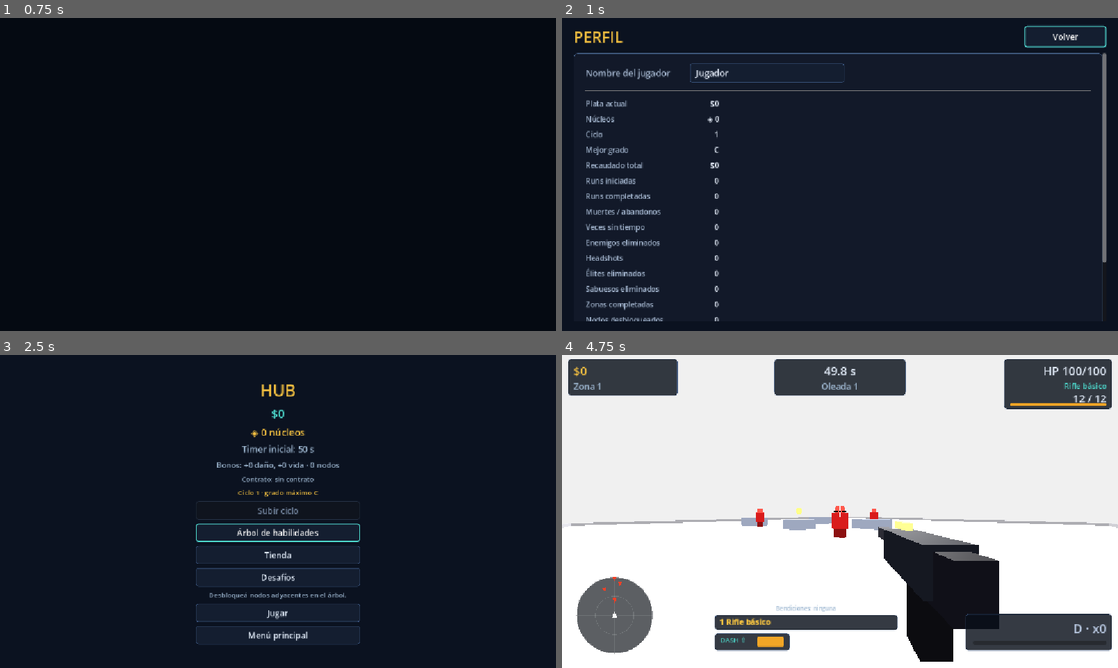
Above: before the commit, frames 1-4 (two rows, left to right).
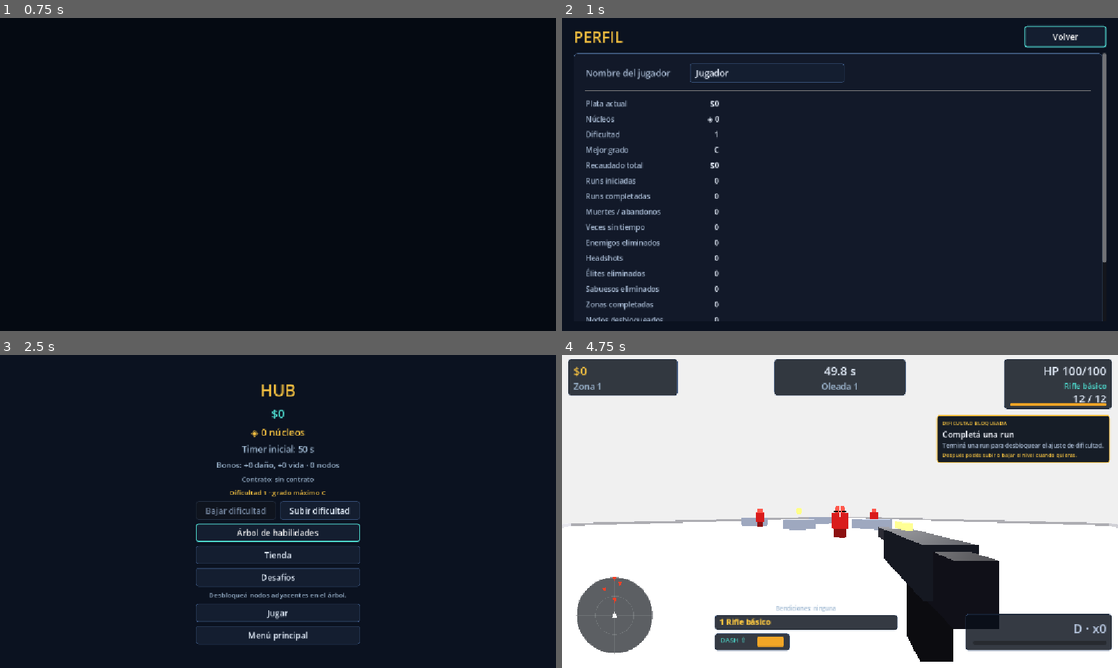
Above: after the commit, the same moments.

Repository: Veilen1/Deadline
Game: Godot game, scene res://scenes/ui/main_menu.tscn
Two runs of this game, one before a commit and one after it. Both use one fixed random seed, a clock stepped at 60 frames per second and the inputs below.
Inputs (mouse positions are in pixels of both pictures, inside the frame that each line leads up to):
- Up to frame 1 (0.75 s): click "Perfil" at 0.5 s
- Up to frame 2 (1 s): no input
- Up to frame 3 (2.5 s): click "Volver" at 1.25 s; click "Jugar" at 2 s
- Up to frame 4 (4.75 s): click (884, 511) at 2.75 s, where only the run after the commit has a clickable "Subir dificultad"; click "Jugar" at 3.5 s; click "Empezar run" at 4.25 s

Frame 1 is identical in both runs. In frame 2, less than 0.1% of the frame differs, in the area x 4-11%, y 36-39%; in frame 3, 0.6%; in frame 4, 4.8%, in the area x 67-99%, y 19-35%.

Commit message:
feat(hub): hacer la dificultad ajustable con botones de menos y mas

Diff:
--- a/scenes/ui/hub.gd
+++ b/scenes/ui/hub.gd
@@ -12,7 +12,8 @@
 @onready var bonus_label: Label = $CenterContainer/Menu/BonusLabel
 @onready var contract_label: Label = $CenterContainer/Menu/ContractLabel
 @onready var cycle_label: Label = $CenterContainer/Menu/CycleLabel
-@onready var cycle_button: Button = $CenterContainer/Menu/CycleButton
+@onready var cycle_down_button: Button = $CenterContainer/Menu/CycleRow/CycleDownButton
+@onready var cycle_up_button: Button = $CenterContainer/Menu/CycleRow/CycleUpButton
 @onready var skill_tree_button: Button = $CenterContainer/Menu/SkillTreeButton
 @onready var shop_button: Button = $CenterContainer/Menu/ShopButton
 @onready var challenges_button: Button = $CenterContainer/Menu/ChallengesButton
@@ -28,7 +29,8 @@
 	skill_tree_button.pressed.connect(_on_skill_tree_pressed)
 	shop_button.pressed.connect(_on_shop_pressed)
 	challenges_button.pressed.connect(_on_challenges_pressed)
-	cycle_button.pressed.connect(_on_cycle_pressed)
+	cycle_down_button.pressed.connect(_on_cycle_down_pressed)
+	cycle_up_button.pressed.connect(_on_cycle_up_pressed)
 	play_button.pressed.connect(_on_play_pressed)
 	main_menu_button.pressed.connect(_on_main_menu_pressed)
 	_update_ui()
@@ -63,10 +65,64 @@
 	Transitions.change_scene_to_file(CONTRACTS_SCENE)
 
 
-func _on_cycle_pressed() -> void:
-	if GameState.advance_cycle():
+func _on_cycle_down_pressed() -> void:
+	if GameState.cycle <= 1:
+		Toast.show_toast(
+			"DIFICULTAD",
+			"Dificultad mínima",
+			"Ya estás en el nivel base, sin modificadores enemigos.",
+			"",
+			Color(0.3, 0.85, 0.8, 1)
+		)
+		return
+	if GameState.decrease_cycle():
 		AudioDirector.play_upgrade()
 		_update_ui()
+		_show_cycle_toast()
+
+
+func _on_cycle_up_pressed() -> void:
+	if GameState.runs_completed < 1:
+		Toast.show_toast(
+			"DIFICULTAD BLOQUEADA",
+			"Completá una run",
+			"Terminá una run para desbloquear el ajuste de dificultad.",
+			"Después podés subir o bajar el nivel cuando quieras.",
+			Color(0.95, 0.75, 0.25, 1)
+		)
+		return
+	if GameState.cycle >= 10:
+		Toast.show_toast(
+			"DIFICULTAD",
+			"Dificultad máxima",
+			"Ya estás en el nivel 10.",
+			"",
+			Color(0.95, 0.75, 0.25, 1)
+		)
+		return
+	if GameState.increase_cycle():
+		AudioDirector.play_upgrade()
+		_update_ui()
+		_show_cycle_toast()
+
+
+func _show_cycle_toast() -> void:
+	Toast.show_toast(
+		"DIFICULTAD AJUSTADA",
+		"Dificultad %d" % GameState.cycle,
+		_cycle_summary(),
+		"Núcleos al completar la run: ×%.2f · se aplica a la próxima run." % GameState.cycle_core_mult(),
+		Color(0.95, 0.75, 0.25, 1)
+	)
+
+
+func _cycle_summary() -> String:
+	if GameState.cycle <= 1:
+		return "Sin modificadores enemigos."
+	var health: int = int(round((GameState.cycle_enemy_health_mult() - 1.0) * 100.0))
+	var damage: int = int(round((GameState.cycle_enemy_damage_mult() - 1.0) * 100.0))
+	var speed: int = int(round((GameState.cycle_enemy_speed_mult() - 1.0) * 100.0))
+	return "Enemigos +%d%% vida, +%d%% daño, +%d%% velocidad." % [health, damage, speed]
 
 
 func _on_main_menu_pressed() -> void:
@@ -102,6 +158,7 @@
 			int(contract.get("core_bonus", 0)),
 		]
 
-	cycle_label.text = "Ciclo %d · grado máximo %s" % [GameState.cycle, GameState.best_grade]
-	cycle_button.disabled = GameState.runs_completed < 1 or GameState.cycle >= 10
-	cycle_button.text = "Ciclo máximo" if GameState.cycle >= 10 else "Subir ciclo"
+	cycle_label.text = "Dificultad %d · grado máximo %s" % [GameState.cycle, GameState.best_grade]
+	cycle_label.tooltip_text = _cycle_summary() + "\nNúcleos al completar: ×%.2f" % GameState.cycle_core_mult()
+	cycle_down_button.disabled = GameState.cycle <= 1
+	cycle_up_button.disabled = GameState.cycle >= 10
--- a/scenes/ui/hub.tscn
+++ b/scenes/ui/hub.tscn
@@ -78,13 +78,24 @@
 layout_mode = 2
 theme_override_colors/font_color = Color(0.95, 0.75, 0.25, 1)
 theme_override_font_sizes/font_size = 14
-text = "Ciclo 1 · grado máximo C"
+text = "Dificultad 1 · grado máximo C"
 horizontal_alignment = 1
 
-[node name="CycleButton" type="Button" parent="CenterContainer/Menu"]
-custom_minimum_size = Vector2(340, 32)
+[node name="CycleRow" type="HBoxContainer" parent="CenterContainer/Menu"]
 layout_mode = 2
-text = "Subir ciclo"
+theme_override_constants/separation = 8
+
+[node name="CycleDownButton" type="Button" parent="CenterContainer/Menu/CycleRow"]
+custom_minimum_size = Vector2(0, 32)
+layout_mode = 2
+size_flags_horizontal = 3
+text = "Bajar dificultad"
+
+[node name="CycleUpButton" type="Button" parent="CenterContainer/Menu/CycleRow"]
+custom_minimum_size = Vector2(0, 32)
+layout_mode = 2
+size_flags_horizontal = 3
+text = "Subir dificultad"
 
 [node name="SkillTreeButton" type="Button" parent="CenterContainer/Menu"]
 custom_minimum_size = Vector2(340, 36)
--- a/scenes/ui/profile.gd
+++ b/scenes/ui/profile.gd
@@ -35,7 +35,7 @@
 
 	_add_stat("Plata actual", "$%d" % GameState.money)
 	_add_stat("Núcleos", "◈ %d" % GameState.cores)
-	_add_stat("Ciclo", str(GameState.cycle))
+	_add_stat("Dificultad", str(GameState.cycle))
 	_add_stat("Mejor grado", GameState.best_grade)
 	_add_stat("Recaudado total", "$%d" % GameState.lifetime_earned)
 	_add_stat("Runs iniciadas", str(GameState.runs_started))
--- a/scripts/autoloads/game_state.gd
+++ b/scripts/autoloads/game_state.gd
@@ -235,11 +235,22 @@
 	return 1.0 + 0.25 * float(cycle - 1)
 
 
-func advance_cycle() -> bool:
-	# Subir de ciclo es opcional; se habilita al completar la primera run.
-	if runs_completed < 1 or cycle >= 10:
-		return false
-	cycle += 1
+func increase_cycle() -> bool:
+	return set_cycle(cycle + 1)
+
+
+func decrease_cycle() -> bool:
+	return set_cycle(cycle - 1)
+
+
+func set_cycle(value: int) -> bool:
+	# La dificultad se puede subir o bajar; subir requiere haber completado una run.
+	var target: int = clampi(value, 1, 10)
+	if target == cycle:
+		return false
+	if target > cycle and runs_completed < 1:
+		return false
+	cycle = target
 	save_game()
 	return true
 
